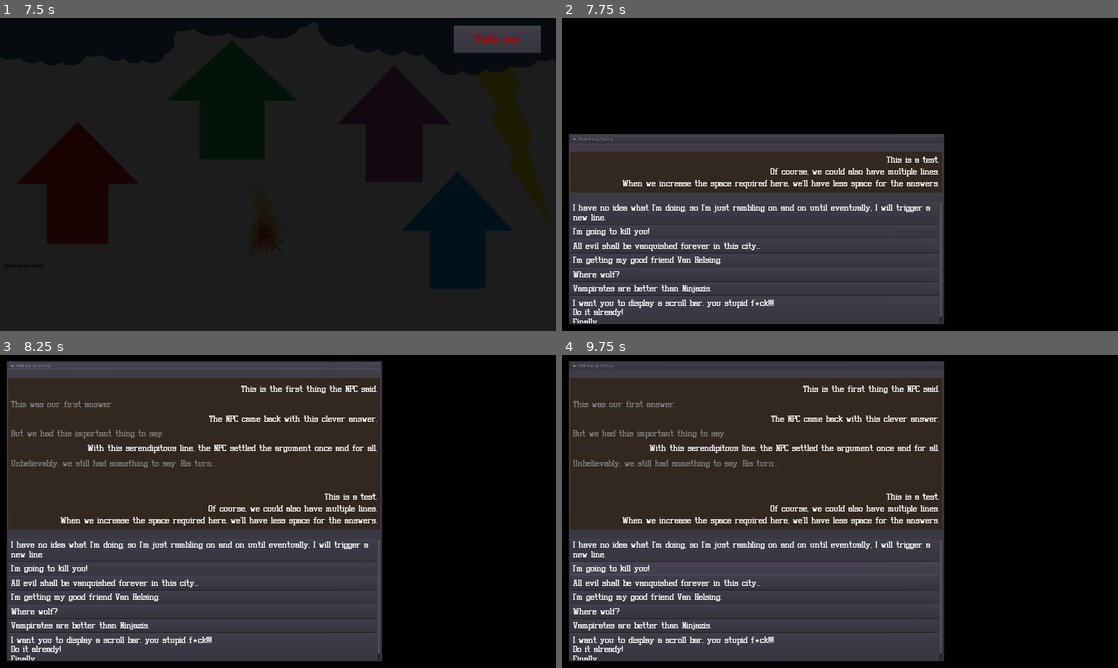
Above: before the commit, frames 1-4 (two rows, left to right).
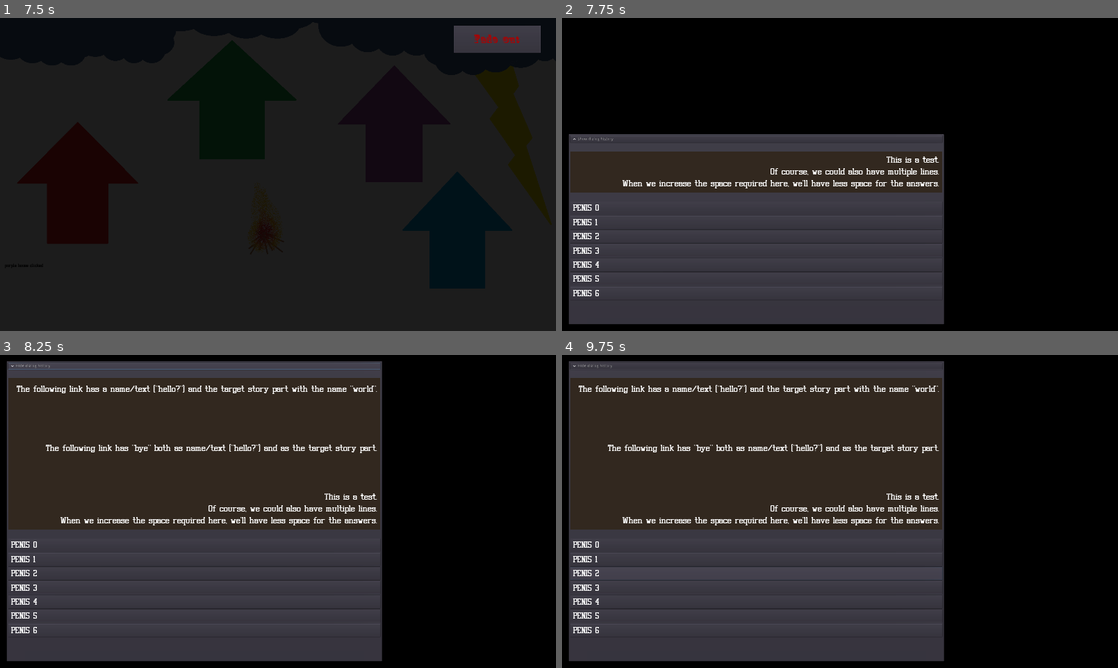
Above: after the commit, the same moments.

Repository: gadse/high-moon
Game: Godot game, scene res://scenes/main_menu/MainMenu.tscn
Same seed, same stepped clock (60 frames per second), same inputs: the game is played once before the commit and once after it.
Inputs (mouse positions are in pixels of both pictures, inside the frame that each line leads up to):
- Up to frame 1 (7.5 s): click "New Game" at 0.5 s; click "New Game" at 1.25 s; click "New Game" at 2 s; tap Enter at 2.75 s; move the mouse to (400, 158) at 2.77 s; click (400, 158) at 2.92 s; move the mouse to (166, 190) at 3.52 s; click (166, 190) at 3.67 s; click "Fade out" at 4.25 s; click "Fade out" at 5 s; click "Fade out" at 5.75 s; move the mouse to (383, 124) at 6.52 s; click (383, 124) at 6.67 s; click (383, 124) at 7.42 s
- Up to frame 2 (7.75 s): no input
- Up to frame 3 (8.25 s): click "Show dialog history" at 8 s
- Up to frame 4 (9.75 s): click (756, 549) at 8.77 s; click (756, 567) at 9.52 s

Frame 1 is identical in both runs. In frame 2, 2.5% of the frame differs, in the area x 2-69%, y 58-98%; in frame 3, 4.8%; in frame 4, 5.4%, in the area x 1-69%, y 9-98%.

Commit message:
GH-25 dialog: more genitals

Diff:
--- a/scenes/templates/dialog/Dialog.gd
+++ b/scenes/templates/dialog/Dialog.gd
@@ -7,42 +7,51 @@
 
 const arrow_up_icon = preload("res://scenes/templates/dialog/keyboard_arrow_up-white-18dp.svg")
 const arrow_down_icon = preload("res://scenes/templates/dialog/keyboard_arrow_down-white-18dp.svg")
+const Story = preload("res://modules/twison-godot/twison_helper.gd")
 
 var expanded = false
+var story: Story = null
 
+
+const PLAYER = "detective"
+const NPC = "npc"
+func _new_dialog_entry(text: String, owner: String):
+	if owner != NPC and owner != PLAYER:
+		push_error("Unknown dialog entry owner: %s".format(owner))
+		assert(false)
+	else:
+		return {
+			"text": text,
+			"owner": owner
+		}
+
+# List of dicts of dialog entries
 var dialog_history = [
-	{
-		"text": "This is the first thing the NPC said.",
-		"owner": "npc"
-	},
-	{
-		"text": "This was our first answer.",
-		"owner": "detective"
-	},
-	{
-		"text": "The NPC came back with this clever answer.",
-		"owner": "npc"
-	},
-	{
-		"text": "But we had this important thing to say.",
-		"owner": "detective"
-	},
-	{
-		"text": "With this serendipitous line, the NPC settled the argument once and for all.",
-		"owner": "npc"
-	},
-	{
-		"text": "Unbelievably, we still had something to say. His turn...",
-		"owner": "detective"
-	}
 ]
 
 onready var dialog_history_label = $ExtendableMarginContainer/PanelContainer/VBoxContainer/PanelContainer/VBoxContainer/HistoryContainer/DialogHistory
 onready var dialog_history_container = $ExtendableMarginContainer/PanelContainer/VBoxContainer/PanelContainer/VBoxContainer/HistoryContainer
 onready var expand_button = $ExtendableMarginContainer/PanelContainer/VBoxContainer/ExpandButton
+onready var answer_buttons = $ExtendableMarginContainer/PanelContainer/VBoxContainer/ScrollContainer/VBoxContainer.get_children()
+
+func _init():
+	story = Story.new()
+	story.parse_file("examples/example_story.json")
+	var start_passage = story.start()
+	dialog_history.append(
+		_new_dialog_entry(start_passage.text, NPC)
+	)
 
 func _ready():
 	self._update_history()
+
+	var ix = 0
+	for button in answer_buttons:
+		print(button.caption)
+		button.caption = String("PENIS %s" % ix)
+		print(button.caption)
+		button._ready()
+		ix += 1
 
 func _update_history():
 	dialog_history_label.bbcode_text = ""
--- a/scenes/templates/dialog/DialogButton.gd
+++ b/scenes/templates/dialog/DialogButton.gd
@@ -10,6 +10,6 @@
 	# Presumably, buttons don't resize to accommodate the text, whereas labels do?
 	self.rect_min_size.y = $MarginContainer/Label.rect_size.y + 15
 
+
 func _exit_tree():
-	print("y u do dis")
 	pass
